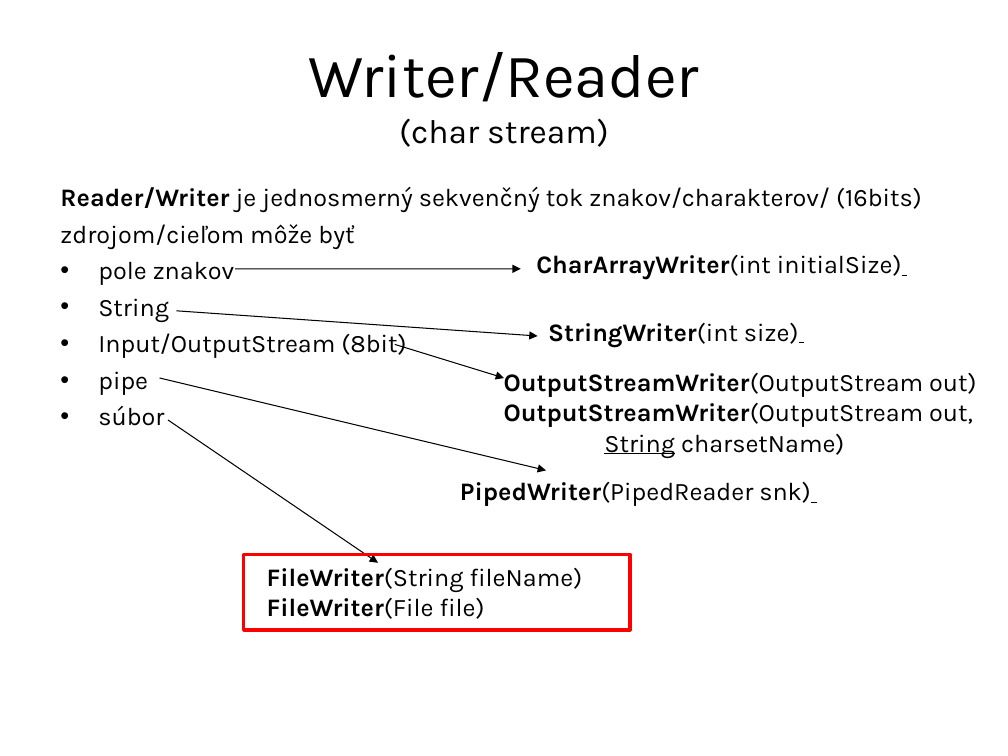
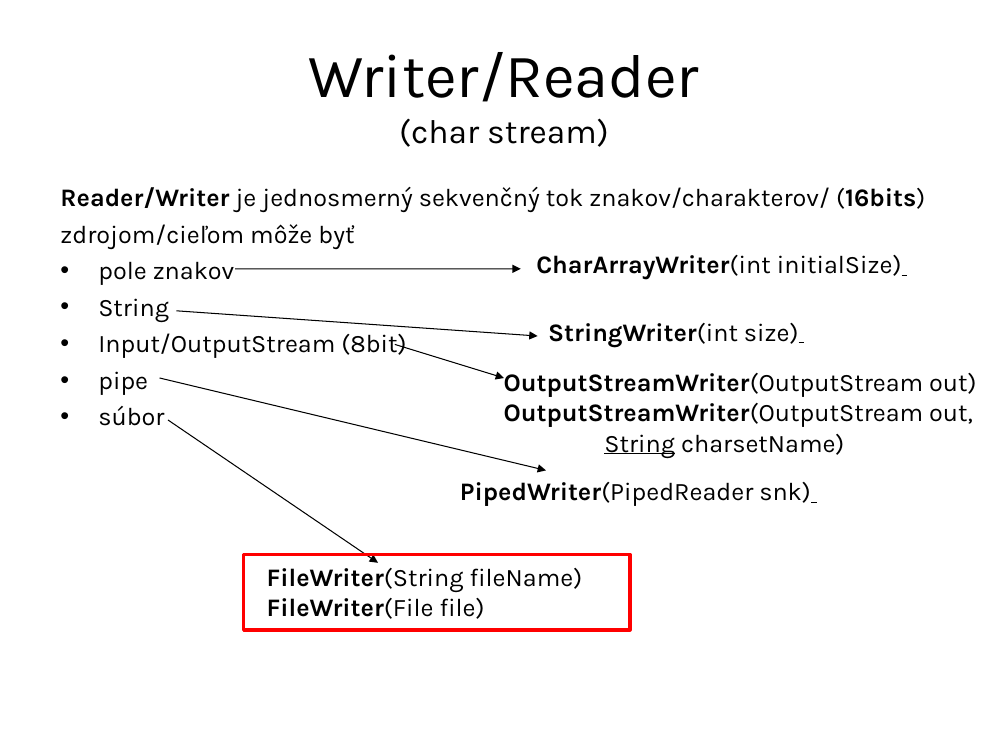
Before and after one commit to Programovanie4/Prednasky, a slide deck: slide 6 of 08/08_java.ppt (slide 7 before the commit). Drawn at 1008x756 pixels with LibreOffice and Linux fonts; fonts in the diff are those of the drawing. Boxes give left, top, right and bottom in pixels: in the first picture for what was removed or moved away, otherwise in the second. Text is boxed around its words. In the diff, an @@ line names an element or a change of style, - is before the commit and + after.

```diff
--- a/08/08_java.ppt
+++ b/08/08_java.ppt
@@ text at [60,187,925,213]: bold on in "(16bits)" @@
```
Also in this commit, not shown: 2 other slides changed, 3 other files.
